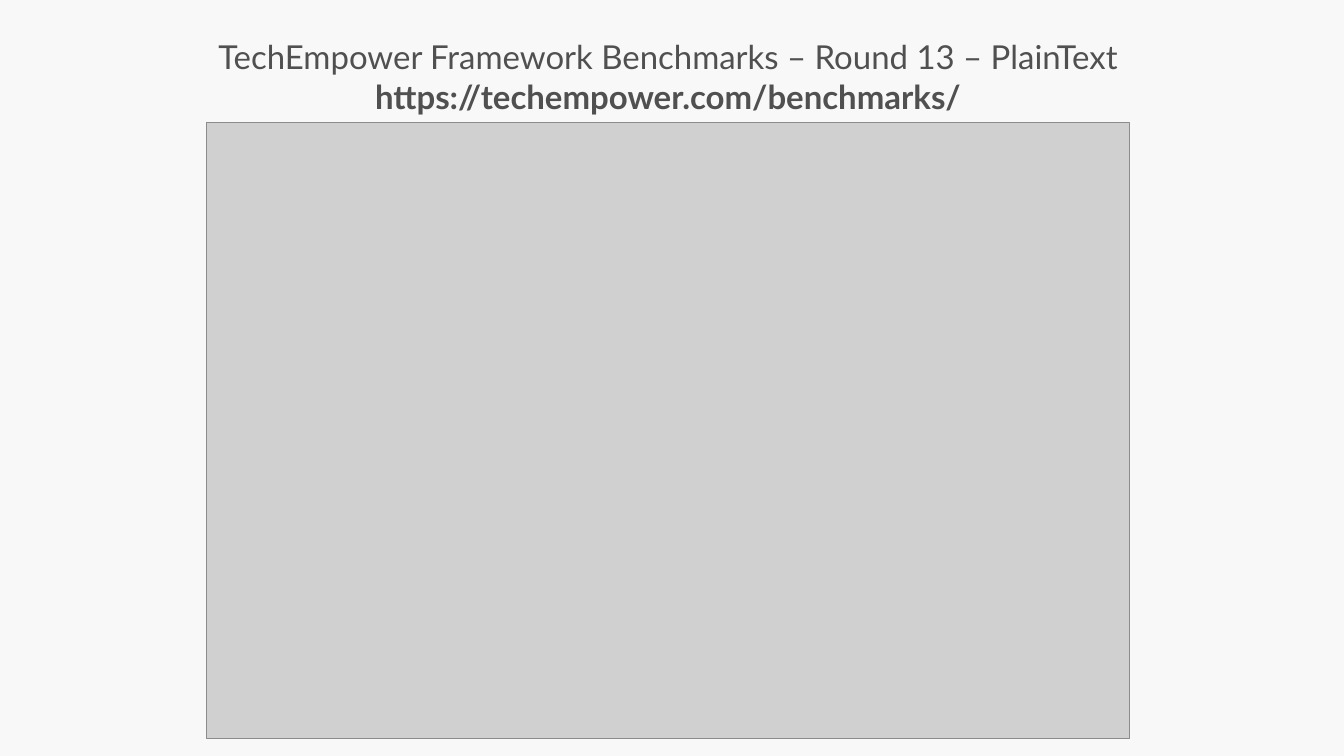
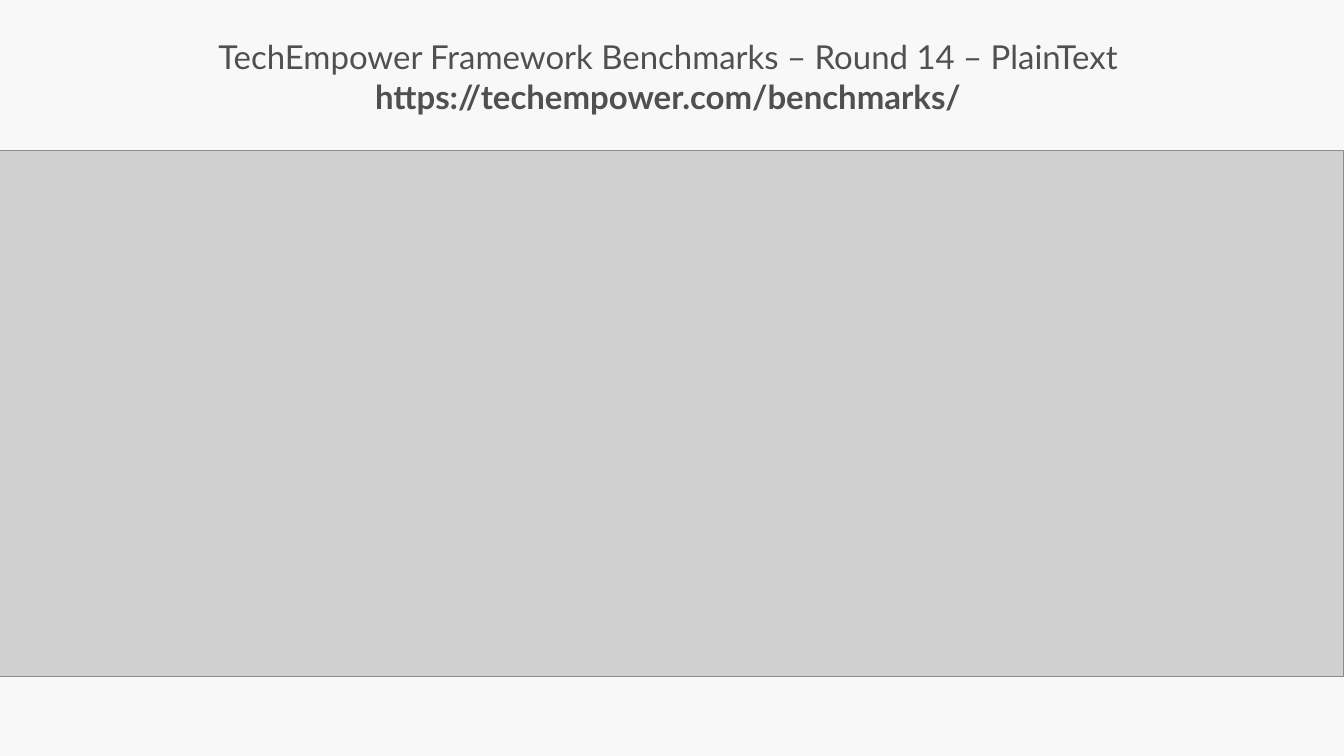
Before and after one commit to dotnet-presentations/dotnetcore-workshop, a slide deck: slide 7 of 1-Overview-Tools-Acquisition/netcore-workshop-overview-tools.pptx. Drawn at 1344x756 pixels with LibreOffice and Linux fonts; fonts in the diff are those of the drawing; grey boxes stand for pictures; background and template pictures are left out. Boxes give left, top, right and bottom in pixels: in the first picture for what was removed or moved away, otherwise in the second. Text is boxed around its words. In the diff, an @@ line names an element or a change of style, - is before the commit and + after.

```diff
--- a/1-Overview-Tools-Acquisition/netcore-workshop-overview-tools.pptx
+++ b/1-Overview-Tools-Acquisition/netcore-workshop-overview-tools.pptx
@@ text at [218,44,1118,75]: text changed @@
-TechEmpower Framework Benchmarks – Round 13 – PlainText
+TechEmpower Framework Benchmarks – Round 14 – PlainText
@@ picture: place and size @@
-picture at [207,123,1130,739]
+picture at [0,150,1344,676]
```
Also in this commit, not shown: 2 other slides changed, 1 slide removed.
